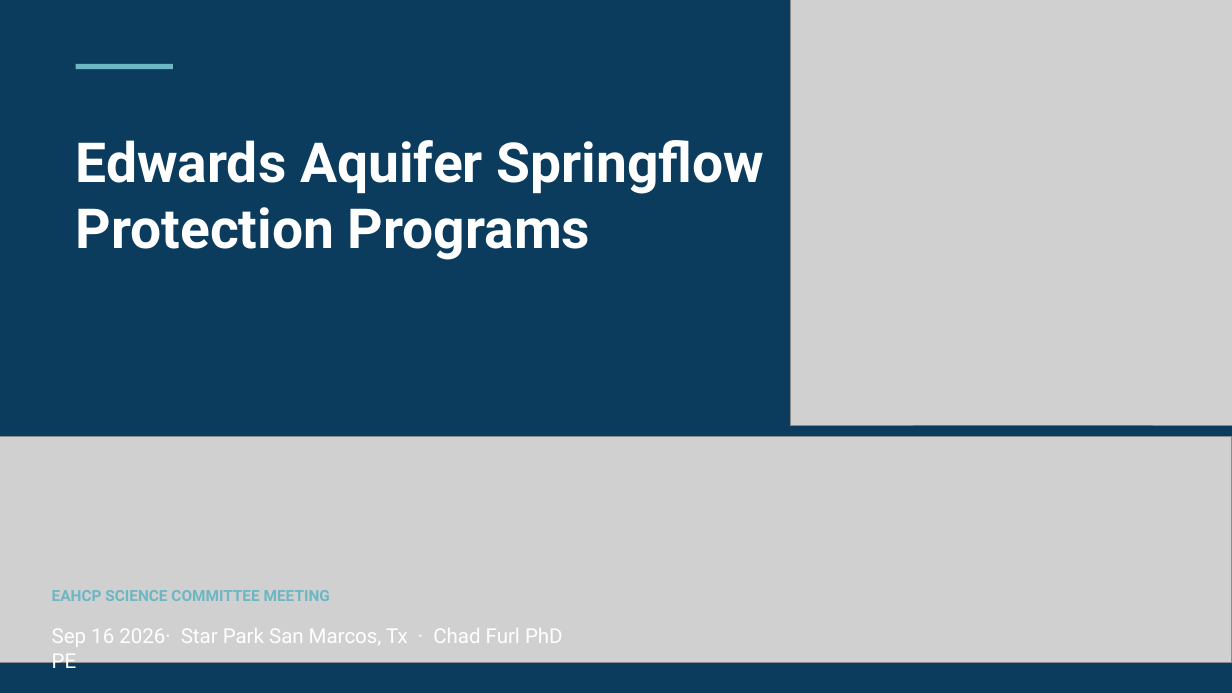
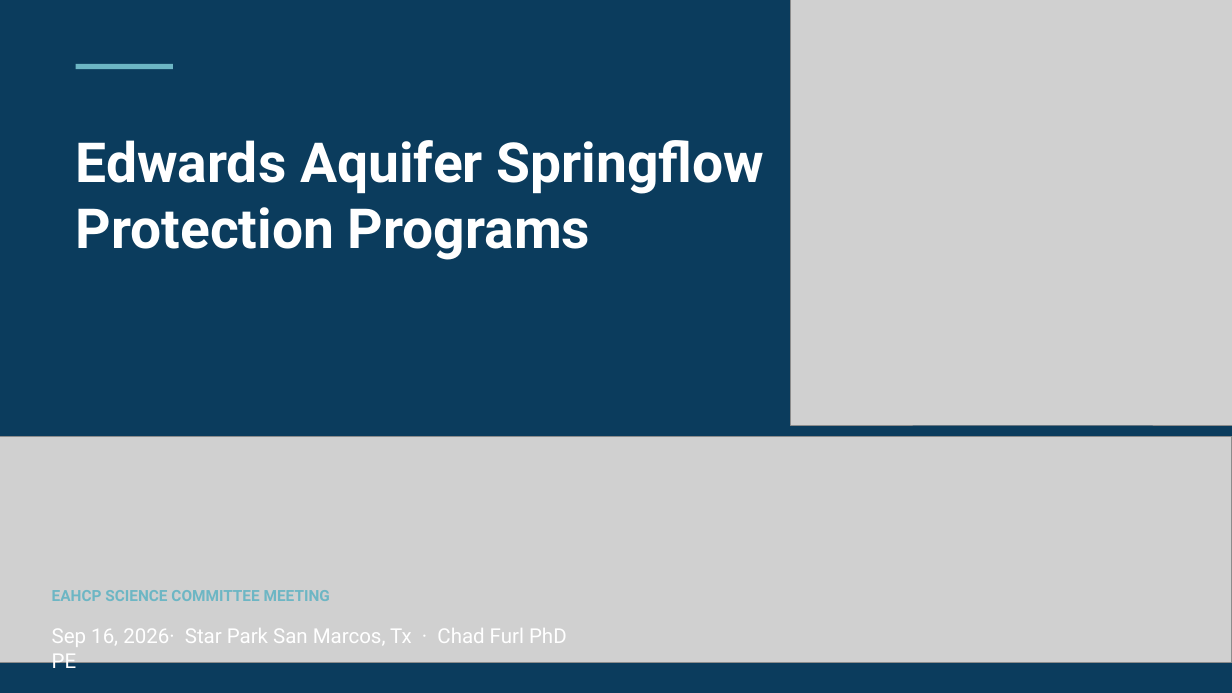
Before and after one commit to cfurl/EAHCP-Fall-2026-Sci-Comm, a slide deck: slide 1 of EAHCP_Springflow_Protection_Furl_7.21.26.pptx. Drawn at 1232x693 pixels with LibreOffice and Linux fonts; fonts in the diff are those of the drawing; grey boxes stand for pictures. Boxes give left, top, right and bottom in pixels: in the first picture for what was removed or moved away, otherwise in the second. Text is boxed around its words. In the diff, an @@ line names an element or a change of style, - is before the commit and + after.

```diff
--- a/EAHCP_Springflow_Protection_Furl_7.21.26.pptx
+++ b/EAHCP_Springflow_Protection_Furl_7.21.26.pptx
@@ text at <box>52,628,567,647</box>: text changed @@
-Sep 16 2026· Star Park San Marcos, Tx · Chad Furl PhD PE
+Sep 16, 2026· Star Park San Marcos, Tx · Chad Furl PhD PE
```
Also in this commit, not shown: 7 other slides changed, 3 slides added, 2 slides removed, 1 other file.
